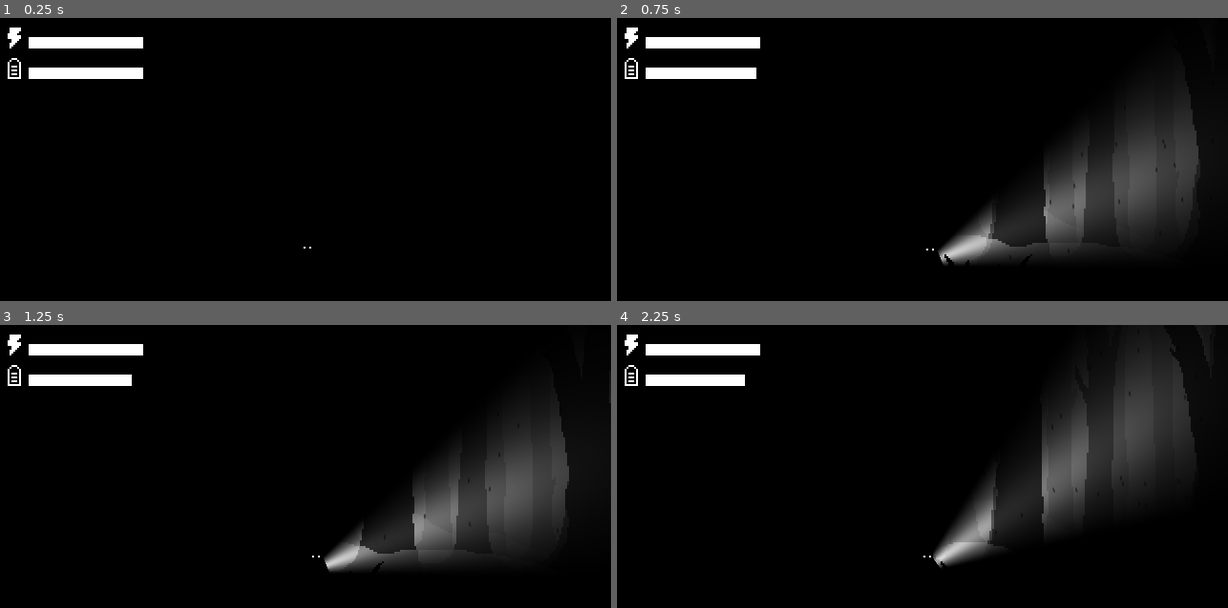
Above: before the commit, frames 1-4 (two rows, left to right).
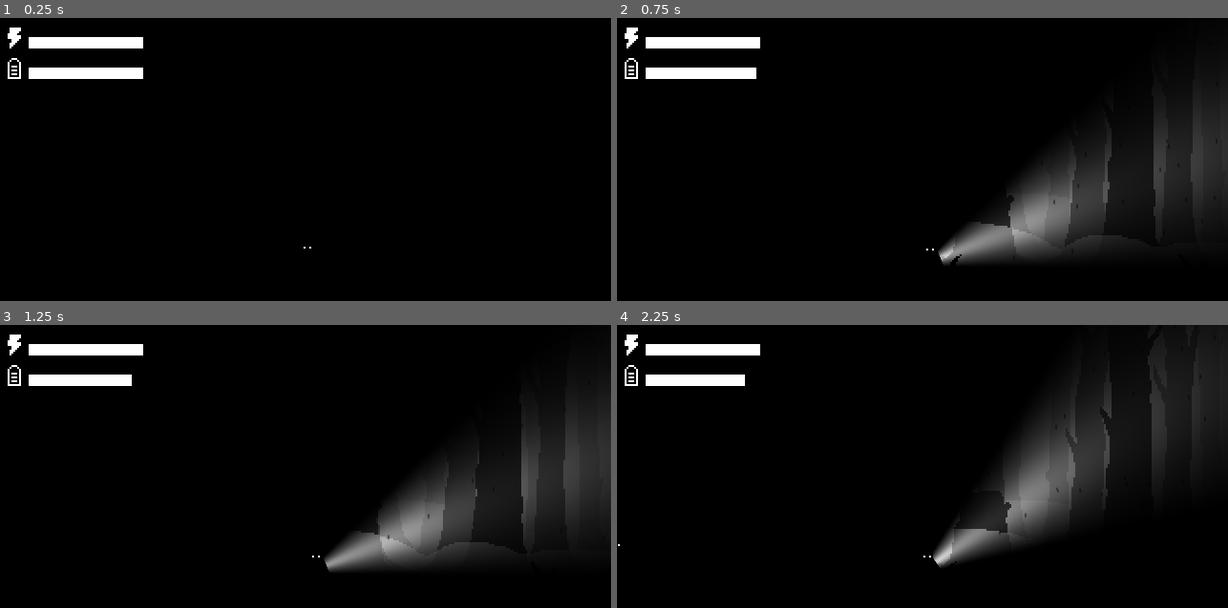
Above: after the commit, the same moments.

Repository: Pemmy0/Whispering-woods
Game: Godot game, scene res://Scenes/scene_1.tscn
Two runs of this game, one before a commit and one after it. Both use one fixed random seed, a clock stepped at 60 frames per second and the inputs below.
Inputs (mouse positions are in pixels of both pictures, inside the frame that each line leads up to):
- Up to frame 1 (0.25 s): no input
- Up to frame 2 (0.75 s): tap Enter at 0.5 s; move the mouse to (1056, 173) at 0.52 s; press the mouse at (1056, 173) at 0.53 s; hold D (Right) from 0.53 s (still down)
- Up to frame 3 (1.25 s): keep holding D (Right)
- Up to frame 4 (2.25 s): move the mouse to (800, 514) at 1.27 s; release D (Right) at 1.28 s; release the mouse at (800, 514) at 1.28 s; hold A (Left) 1.28-2.03 s; right-click (800, 514) at 1.35 s; click (800, 514) at 1.55 s; tap Space at 2 s; move the mouse to (983, 421) at 2.02 s; press the mouse at (983, 421) at 2.03 s; hold D (Right) from 2.03 s (still down)

Frame 1 is identical in both runs. In frame 2, 7.0% of the frame differs, in the area x 52-100%, y 30-88%; in frame 3, 7.1%, in the area x 53-100%, y 30-87%; in frame 4, 6.5%.

Commit message:
position adjustment

Diff:
--- a/Monster/fartalot.gd
+++ b/Monster/fartalot.gd
@@ -18,7 +18,7 @@
 	else:
 		velocity.x = move_toward(velocity.x, 0, speed)
 
-	if speed > 0:speed += delta * 12.5
+	if speed > 0:speed += delta * 15
 
 	animation_control(direction)
 
@@ -37,7 +37,6 @@
 
 func _on_hurt_box_area_entered(area):
 	speed = 0
-	print("ouchie nono")
 
 func _on_hurt_box_area_exited(area):
 	speed = 10
--- a/Monster/fartalot.tscn
+++ b/Monster/fartalot.tscn
@@ -112,6 +112,7 @@
 [node name="Fartalot" type="CharacterBody2D"]
 z_index = 1
 collision_layer = 4
+collision_mask = 0
 script = ExtResource("1_k4ys2")
 
 [node name="AnimatedSprite2D" type="AnimatedSprite2D" parent="."]
--- a/Player/drago.gd
+++ b/Player/drago.gd
@@ -132,7 +132,7 @@
 	if Input.is_action_pressed("Flash") && !cant_flash:
 		flashlight.visible = true
 	elif Input.is_action_just_pressed("Flash") && cant_flash:
-		battery += randi_range(0,5)
+		battery += randi_range(1,5)
 		flashlight.visible = false
 	else:
 		flashlight.visible = false
--- a/Scenes/scene_1.tscn
+++ b/Scenes/scene_1.tscn
@@ -99,7 +99,7 @@
 color = Color(0, 0, 0, 1)
 
 [node name="Drago" parent="." instance=ExtResource("1_xd8ef")]
-position = Vector2(-397, 128)
+position = Vector2(-479, 128)
 
 [node name="Camera2D" parent="Drago" index="2"]
 limit_left = -640
@@ -107,10 +107,16 @@
 limit_right = 320
 limit_bottom = 180
 
+[node name="HitBox" parent="Drago" index="4"]
+position = Vector2(0, 2.38419e-06)
+
+[node name="CollisionPolygon2D" parent="Drago/HitBox" index="0"]
+position = Vector2(-1, 6)
+
 [node name="GPUParticles2D" type="GPUParticles2D" parent="Drago"]
 z_index = 10
 material = SubResource("ShaderMaterial_rowm8")
-position = Vector2(-39, -187)
+position = Vector2(-37, -187)
 amount = 300
 process_material = SubResource("ParticleProcessMaterial_dbcvk")
 lifetime = 2.0
@@ -118,7 +124,7 @@
 visibility_rect = Rect2(-700, -400, 1000, 1000)
 
 [node name="Fartalot" parent="." node_paths=PackedStringArray("player") instance=ExtResource("4_4344g")]
-position = Vector2(-619, 128)
+position = Vector2(-704, 128)
 player = NodePath("../Drago")
 
 [node name="GroundTile" type="TileMapLayer" parent="."]
